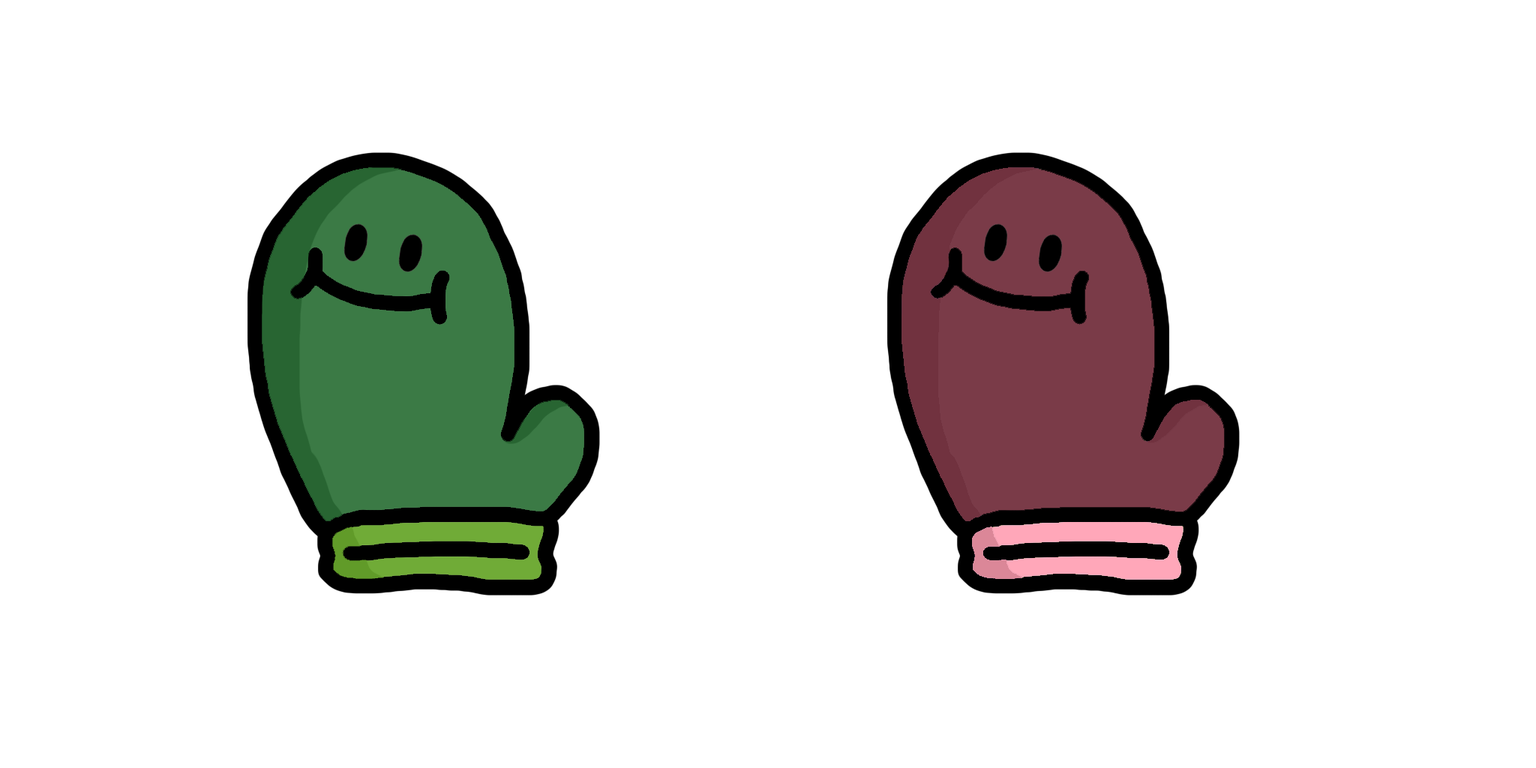
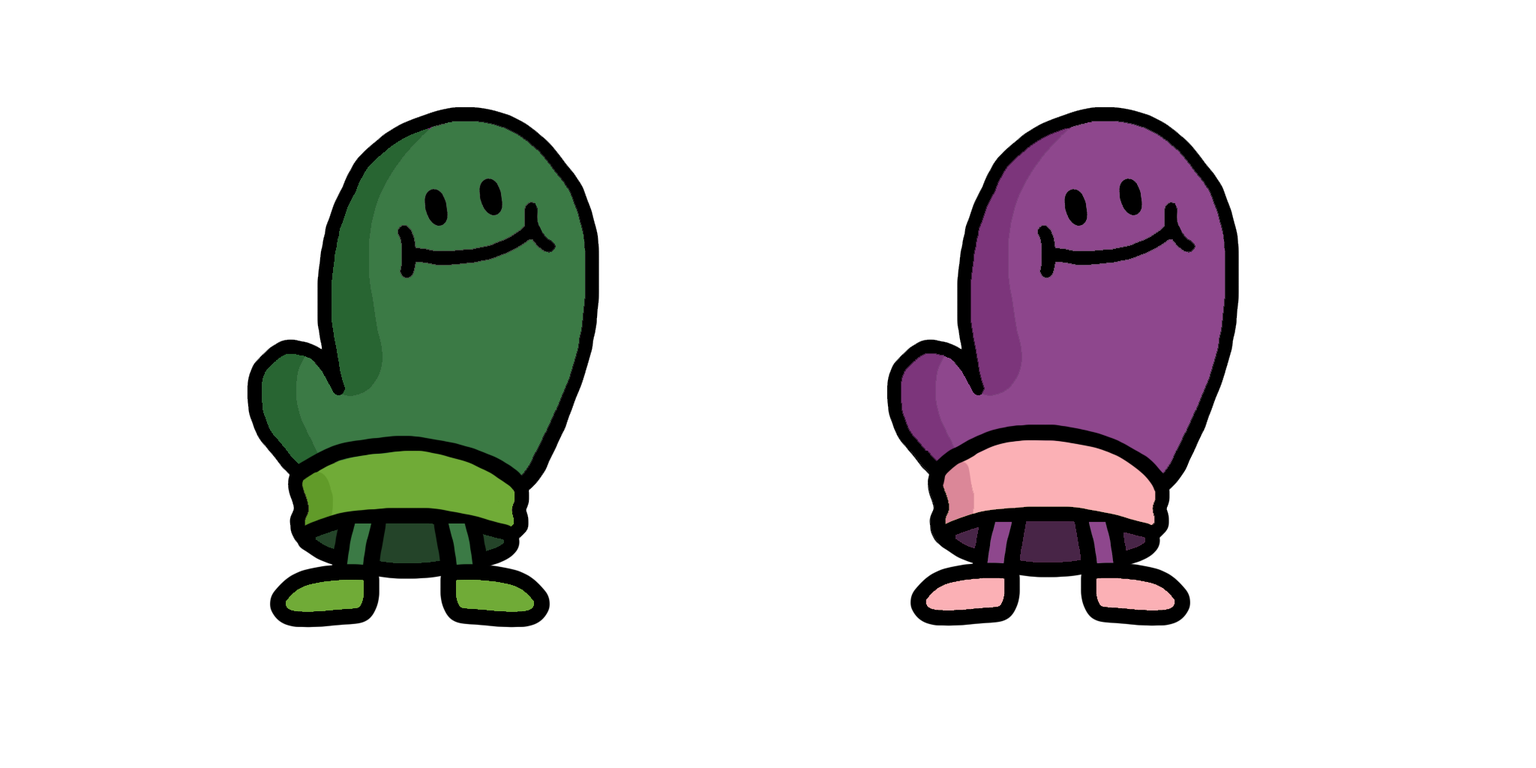
Layer changes from the first w=1536, h=768 image to the second:
renamed "Layer 2" to "Calque 1", hid it, moved it above "Layer 4", painted on it over (886, 106, 1240, 597)
removed layer "Layer 1" over (246, 151, 600, 597)
painted on "Layer 4" over (246, 106, 1239, 628)
removed layer "Layer 3" over (342, 222, 424, 273)
